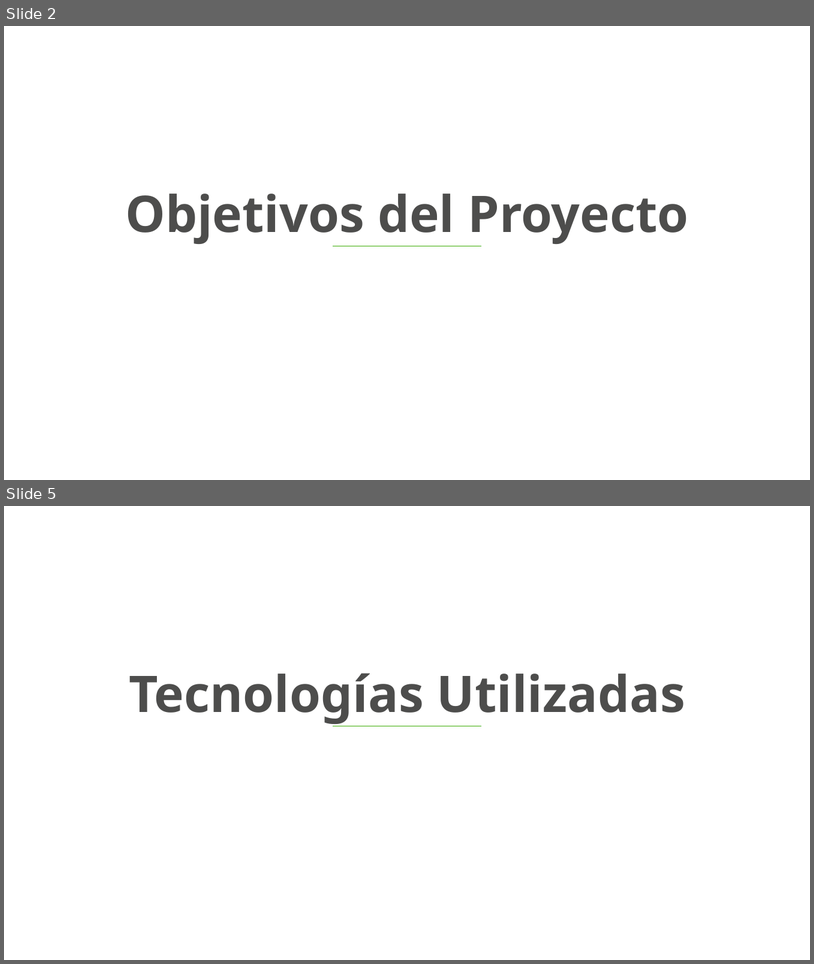
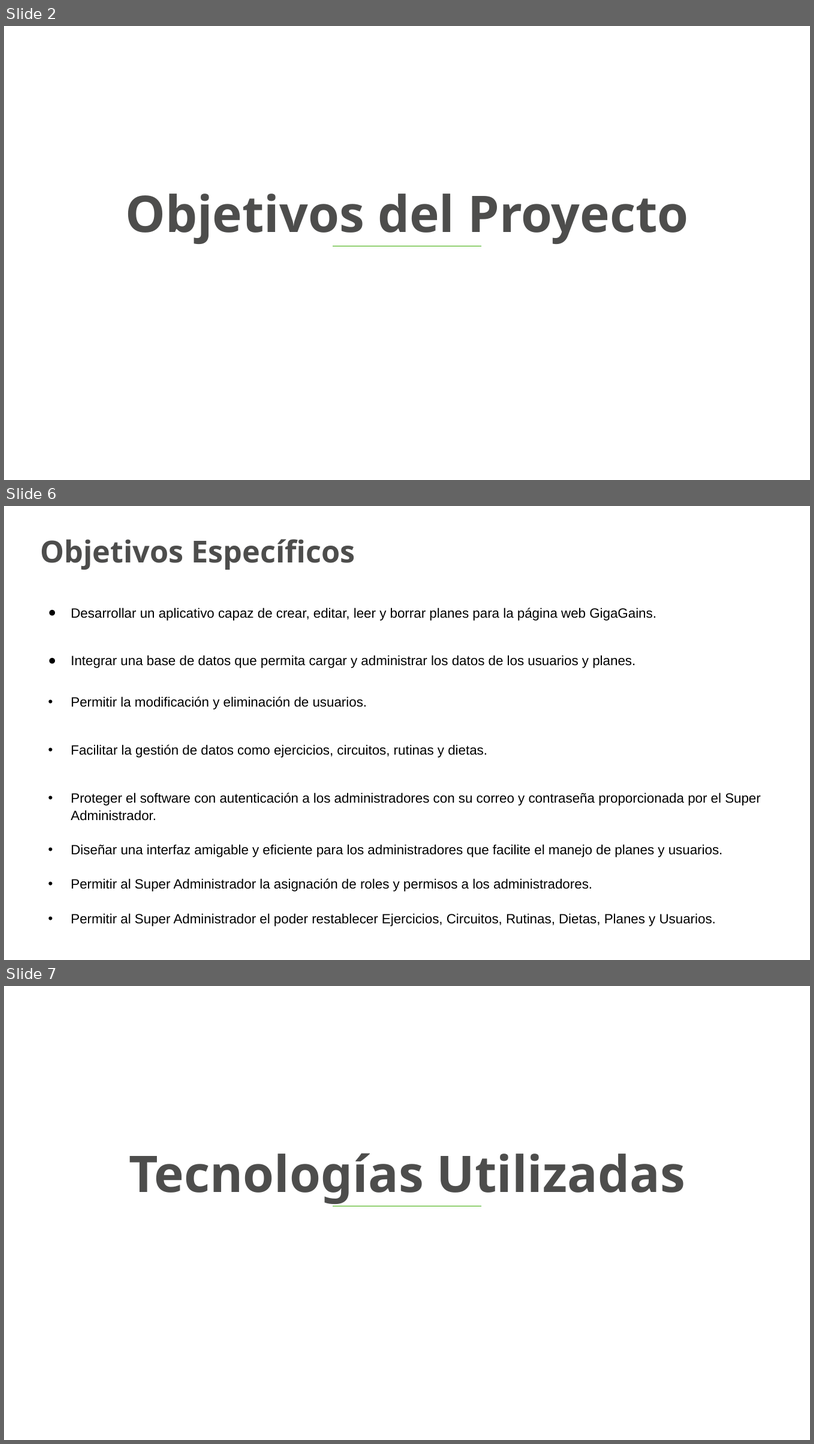
Before and after one commit to DavidPulidoSarmiento/PROYECTO, a slide deck: Proyecto/Presentacion.pptx. Shown one above the other, each under a label of ours: slides 2 and 5 before the commit, slides 2, 6 and 7 after it; the slides between them are not shown. The pictures are 814x964 and 814x1444 pixels, drawn with LibreOffice and Linux fonts; fonts in the diff are those of the drawing. Boxes give left, top, right and bottom in pixels: in the first picture for what was removed or moved away, otherwise in the second. Text is boxed around its words. In the diff, an @@ line names an element or a change of style, - is before the commit and + after.

```diff
--- a/Proyecto/Presentacion.pptx
+++ b/Proyecto/Presentacion.pptx
@@ slide 6 added at [4, 506, 810, 960], background #FFFFFF @@
@@ text added at [40, 539, 356, 570], 36 pt, text #4D4D4C, bold @@
+Objetivos Específicos
@@ text added at [71, 607, 761, 926], 16 pt, text #000000 @@
+● Desarrollar un aplicativo capaz de crear, editar, leer y borrar planes para la página web GigaGains.
+● Integrar una base de datos que permita cargar y administrar los datos de los usuarios y planes.
+• Permitir la modificación y eliminación de usuarios.
+• Facilitar la gestión de datos como ejercicios, circuitos, rutinas y dietas.
+• Proteger el software con autenticación a los administradores con su correo y contraseña proporcionada por el Super Administrador.
+• Diseñar una interfaz amigable y eficiente para los administradores que facilite el manejo de planes y usuarios.
+• Permitir al Super Administrador la asignación de roles y permisos a los administradores.
+• Permitir al Super Administrador el poder restablecer Ejercicios, Circuitos, Rutinas, Dietas, Planes y Usuarios.
@@ what was slide 5 is now slide 7 @@
```
Also in this commit, not shown: 3 slides changed, 2 other slides added, 6 slides removed, 3 other files.
